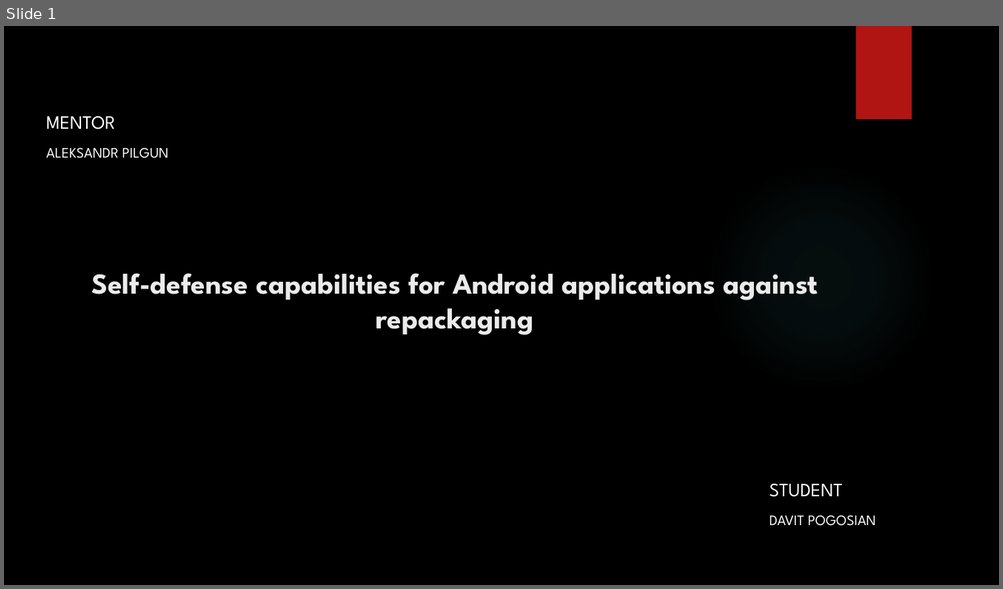
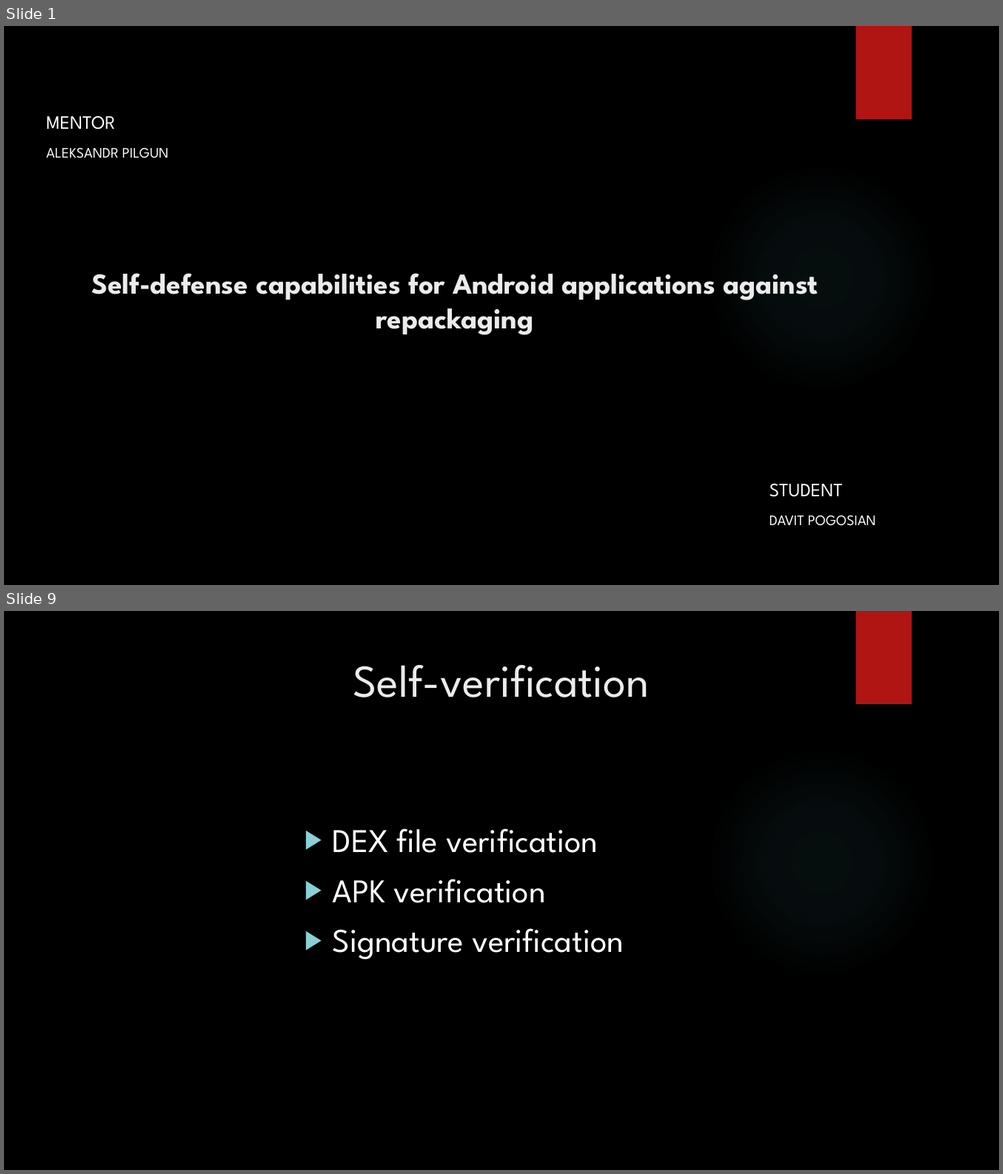
Before and after one commit to DavitPogosian/Information-Security-Basics, a slide deck: Presentation_IS.pptx. Shown one above the other, each under a label of ours: slide 1 before the commit, slides 1 and 9 after it; the slides between them are not shown. The pictures are 1003x589 and 1003x1174 pixels, drawn with LibreOffice and Linux fonts; fonts in the diff are those of the drawing; background and template pictures are left out. Boxes give left, top, right and bottom in pixels: in the first picture for what was removed or moved away, otherwise in the second. Text is boxed around its words. In the diff, an @@ line names an element or a change of style, - is before the commit and + after.

```diff
--- a/Presentation_IS.pptx
+++ b/Presentation_IS.pptx
@@ slide 9 added at <box>4,611,999,1170</box>, background picture (left out); not listed: 2 template elements that a slide beside it also shows @@
@@ title added at <box>353,665,649,698</box>, 44 pt, text #EBEBEB @@
+Self-verification
@@ text added at <box>333,829,623,960</box>, 32 pt, text #FFFFFF @@
+▶ DEX file verification
+▶ APK verification
+▶ Signature verification
```
Also in this commit, not shown: 4 slides changed, 4 other slides added, 1 slide removed.
